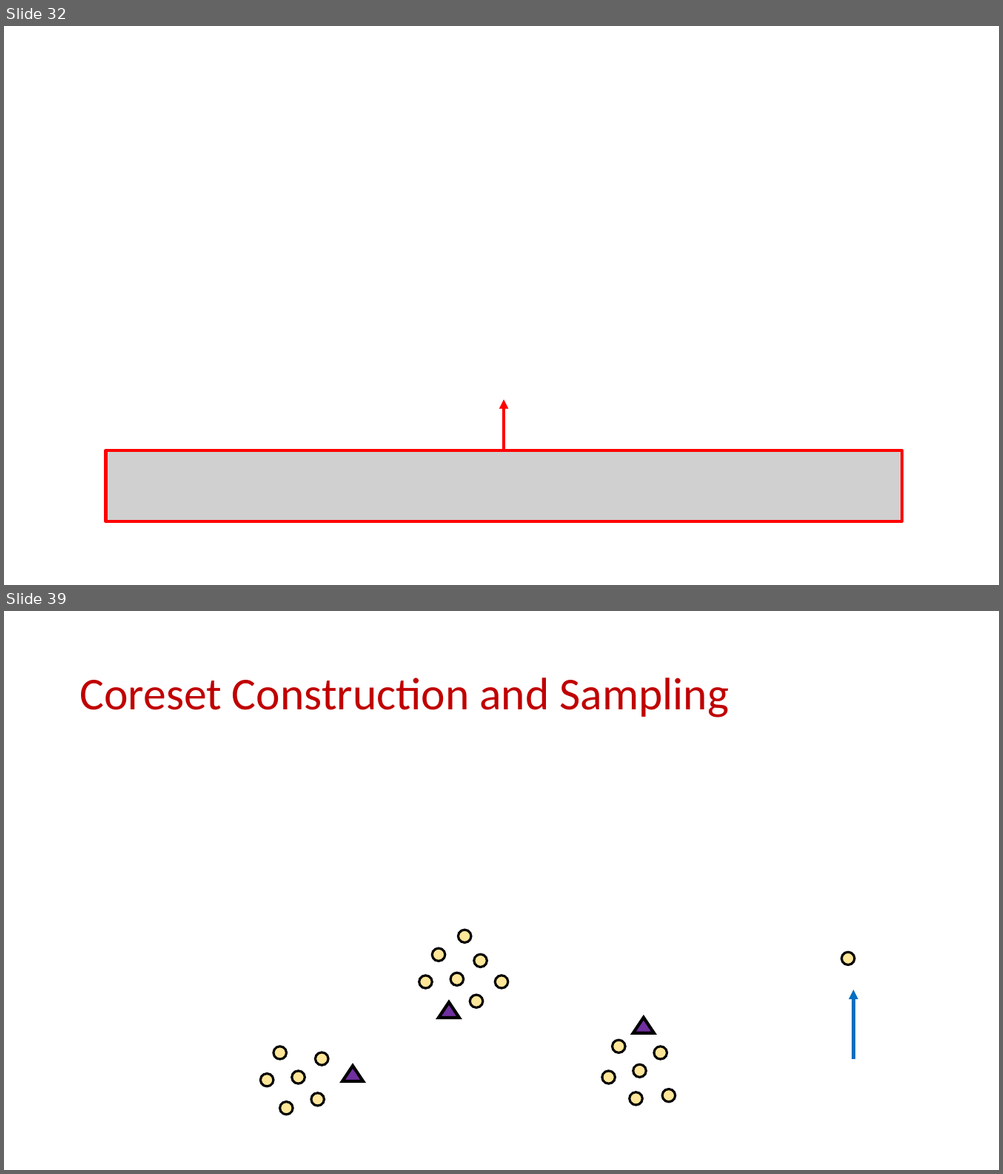
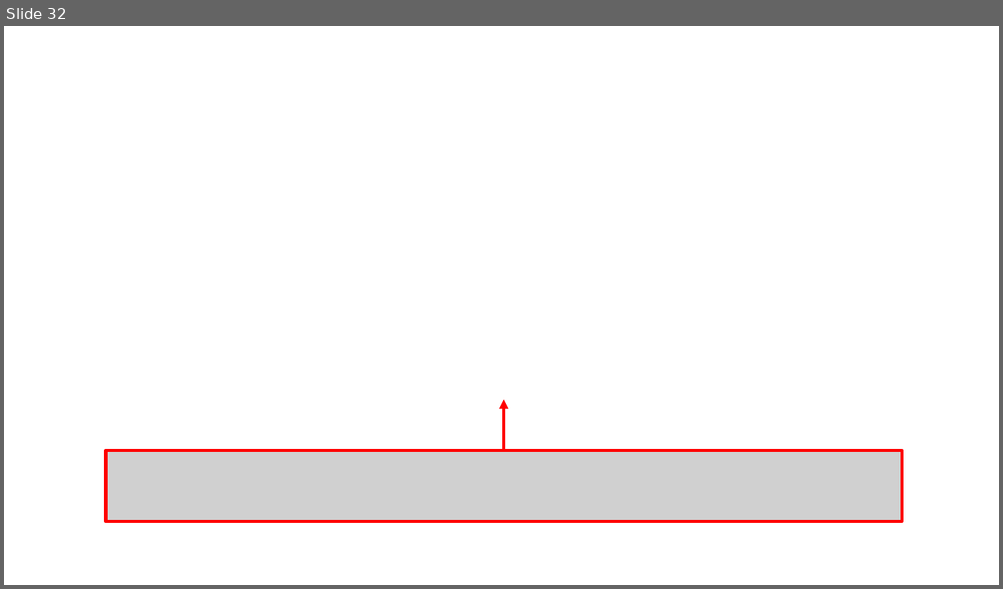
Before and after one commit to samsonzhou/samsonzhou.github.io, a slide deck: CSCE689-23/L22.pptx. Shown one above the other, each under a label of ours: slides 32 and 39 before the commit, slide 32 after it; the slides between them are not shown. The pictures are 1003x1174 and 1003x589 pixels, drawn with LibreOffice and Linux fonts; fonts in the diff are those of the drawing; grey boxes stand for pictures. Boxes give left, top, right and bottom in pixels: in the first picture for what was removed or moved away, otherwise in the second. Text is boxed around its words. In the diff, an @@ line names an element or a change of style, - is before the commit and + after.

```diff
--- a/CSCE689-23/L22.pptx
+++ b/CSCE689-23/L22.pptx
@@ slide 39 removed at [4,611,999,1170], background #FFFFFF @@
@@ title removed at [79,678,729,718] @@
-Coreset Construction and Sampling
@@ ellipse removed at [458,931,471,943] @@
@@ ellipse removed at [432,948,445,961] @@
@@ ellipse removed at [474,955,486,968] @@
@@ ellipse removed at [841,953,854,965] @@
@@ ellipse removed at [419,976,432,988] @@
@@ ellipse removed at [450,973,463,985] @@
@@ ellipse removed at [495,976,508,988] @@
@@ triangle removed at [438,1002,459,1019] @@
@@ ellipse removed at [469,995,482,1008] @@
@@ arrow removed from (853, 1059) to (853, 990) @@
@@ triangle removed at [633,1017,654,1034] @@
@@ ellipse removed at [273,1047,286,1059] @@
@@ ellipse removed at [315,1053,328,1065] @@
@@ ellipse removed at [612,1041,625,1054] @@
@@ ellipse removed at [654,1047,666,1059] @@
@@ ellipse removed at [261,1074,273,1087] @@
@@ ellipse removed at [292,1071,304,1084] @@
@@ triangle removed at [342,1066,363,1082] @@
@@ ellipse removed at [602,1071,614,1084] @@
@@ ellipse removed at [633,1065,646,1077] @@
@@ ellipse removed at [311,1093,324,1106] @@
@@ ellipse removed at [629,1093,642,1105] @@
@@ ellipse removed at [662,1089,674,1102] @@
@@ ellipse removed at [280,1102,293,1115] @@
```
Also in this commit, not shown: 49 other slides removed, 3 other files.
